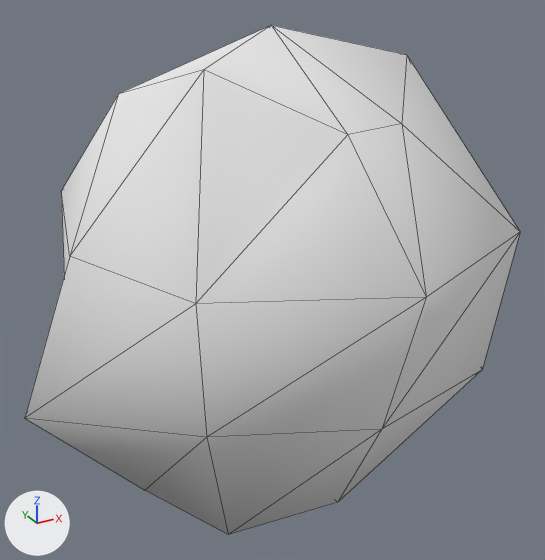
Renders of the OBJ model assets/Meshes/rock_b_L1.obj from each side of a commit.
One viewpoint serves both versions: a 50 mm camera at (-1.44, -2.63, 1.31) aimed at (-0.01, -0.03, 0.02). The axes (+X, +Y, +Z) are drawn at lower left. The lights are the same throughout. The older version comes first. Mesh edges are drawn as thin lines. Where no turn or scale is listed for an object, it has been applied to the vertices.

Objects in the first picture: 'rock_b_L1'.
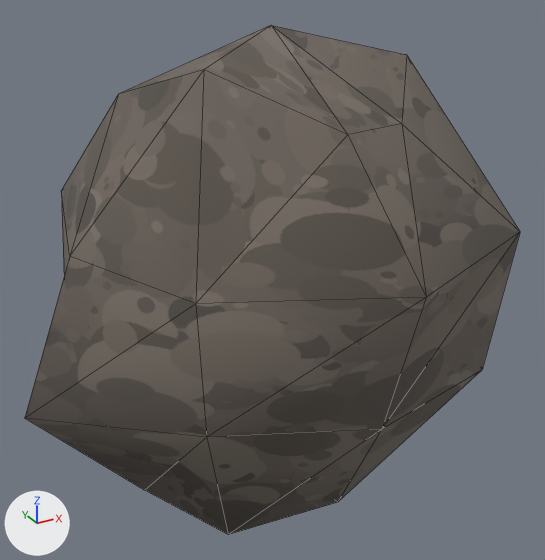
Boxes [x1, y1, x2, y2] around the edits, measured in the pictures (545 x 560 px):
'rock_b_L1', recoloured (white to grey)
    both: [25, 25, 520, 535]

The change, as a list of edits to the scene's bpy script:
```text
Add img_rock_albedo_1k_jpg:
    img_rock_albedo_1k_jpg = load_image('rock_albedo_1k.jpg', 'Textures/Divers/rock_albedo_1k.jpg', 1024, 1024, 'sRGB')
Add mat_m_rock_b:
    mat_m_rock_b = principled_material('M_Rock_B')
    mat_m_rock_b.texture = img_rock_albedo_1k_jpg
    mat_m_rock_b.roughness = 0.937
Change me_rock_b_l1:
    where me_rock_b_l1.from_pydata(...)  # 34 vertices, 64 faces; spans x -1.09..1.0, y -1.0..1.02, z -0.9..1.05
    remove me_rock_b_l1.materials.append(mat_m_rock)  # white #e7e7e7
    add me_rock_b_l1.materials.append(mat_m_rock_b)  # picture img_rock_albedo_1k_jpg
```
